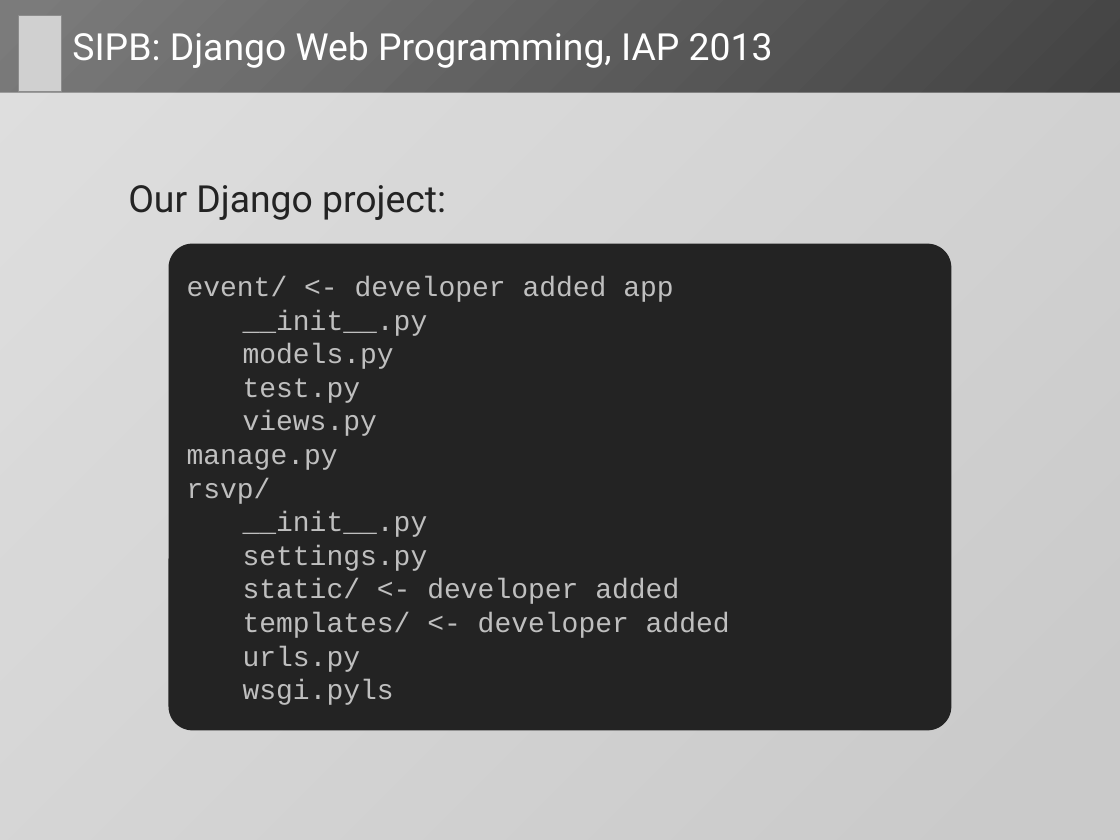
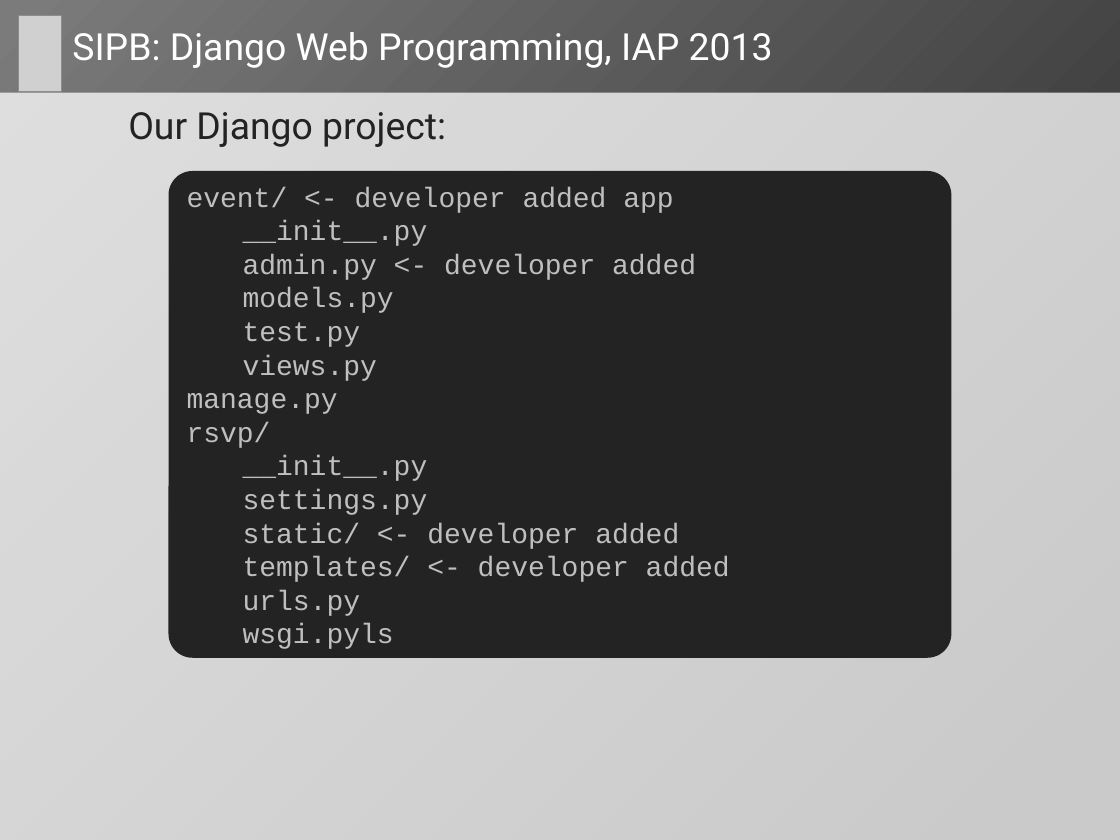
Before and after one commit to dlukeomalley/SIPB_django_class, a slide deck: slide 22 of slides/django_slides.pptx (slide 20 before the commit). Drawn at 1120x840 pixels with LibreOffice and Linux fonts; fonts in the diff are those of the drawing; grey boxes stand for pictures. Boxes give left, top, right and bottom in pixels: in the first picture for what was removed or moved away, otherwise in the second. Text is boxed around its words. In the diff, an @@ line names an element or a change of style, - is before the commit and + after.

Commit message:
fixed admin page for students to login

```diff
--- a/slides/django_slides.pptx
+++ b/slides/django_slides.pptx
@@ text "Our Django project:": place and size @@
-text "Our Django project:" at <box>128,185,446,220</box>
+text "Our Django project:" at <box>128,112,446,147</box>
@@ rounded rectangle "event/ <- developer added app": place and size @@
-rounded rectangle "event/ <- developer added app" at <box>169,244,952,731</box>
+rounded rectangle "event/ <- developer added app" at <box>169,171,952,659</box>
@@ text in rounded rectangle at <box>243,254,696,280</box>: paragraph added @@
+admin.py <- developer added
```
Also in this commit, not shown: 15 other slides changed, 9 slides added, 1 slide removed, 3 other files.
